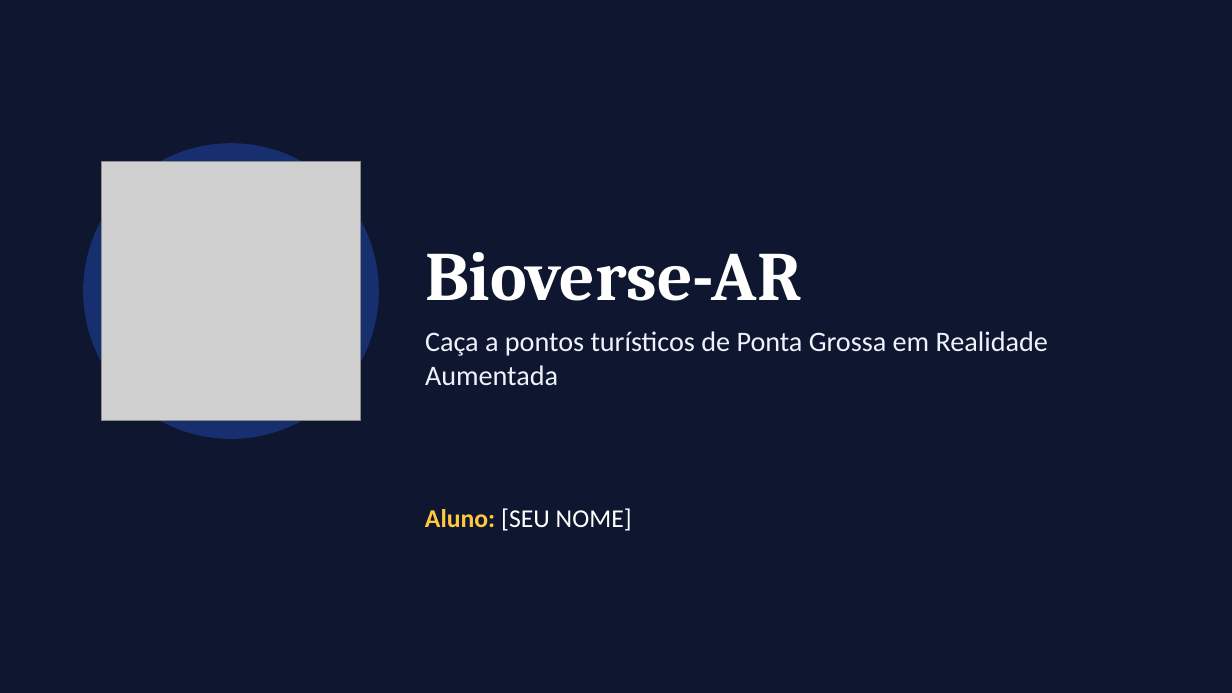
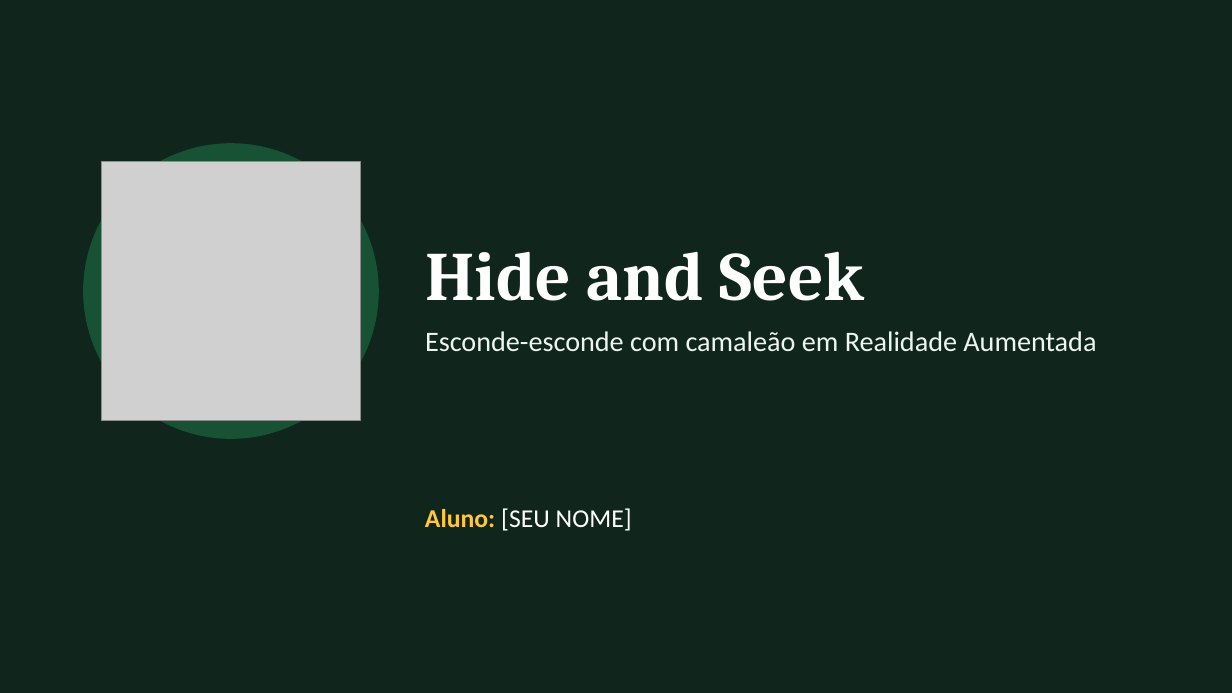
Before and after one commit to MuriloNephi/AndroidAppTemplateAR, a slide deck: slide 1 of ENTREGAS/apresentacao-jogo-ar.pptx. Drawn at 1232x693 pixels with LibreOffice and Linux fonts; fonts in the diff are those of the drawing; grey boxes stand for pictures. Boxes give left, top, right and bottom in pixels: in the first picture for what was removed or moved away, otherwise in the second. Text is boxed around its words. In the diff, an @@ line names an element or a change of style, - is before the commit and + after.

```diff
--- a/ENTREGAS/apresentacao-jogo-ar.pptx
+++ b/ENTREGAS/apresentacao-jogo-ar.pptx
@@ background #0E1630 to #10261C @@
@@ ellipse at (x1=83, y1=143, x2=379, y2=439): fill #2F6BFF at 30% opacity to #23955A at 40% opacity @@
@@ title at (x1=425, y1=251, x2=864, y2=301): text changed @@
-Bioverse-AR
+Hide and Seek
@@ text at (x1=425, y1=331, x2=1096, y2=351): text changed; text colour #EEF2FA to #EDF5F0 @@
-Caça a pontos turísticos de Ponta Grossa em Realidade Aumentada
+Esconde-esconde com camaleão em Realidade Aumentada
```
Also in this commit, not shown: 6 other slides changed, 1 slide added, 1 slide removed, 1 other file.
